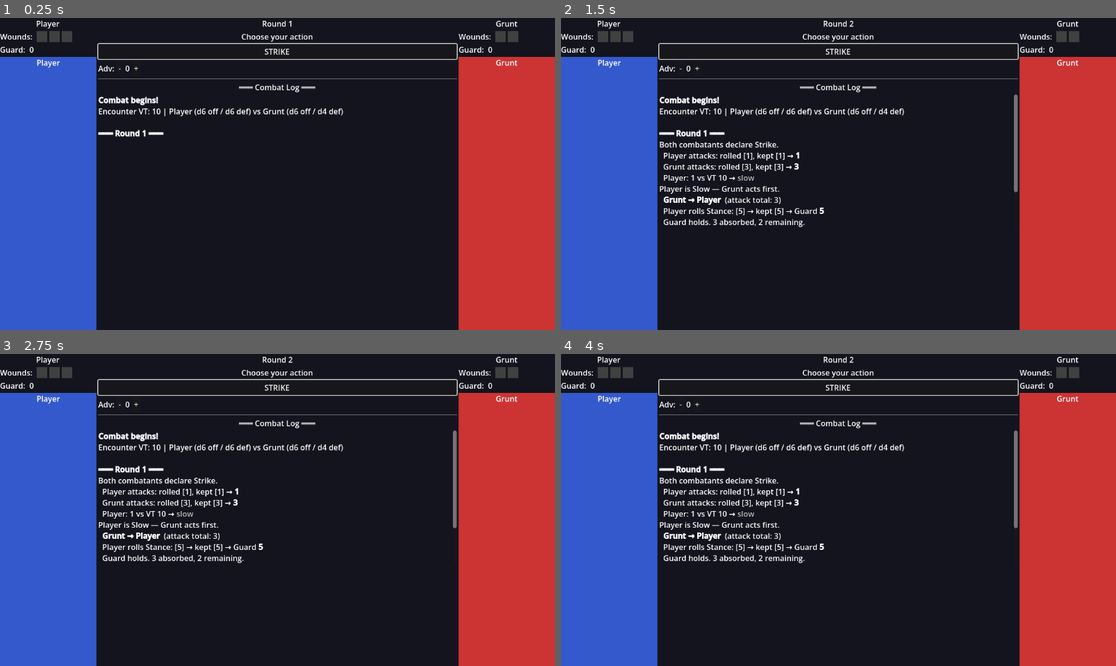
Above: before the commit, frames 1-4 (two rows, left to right).
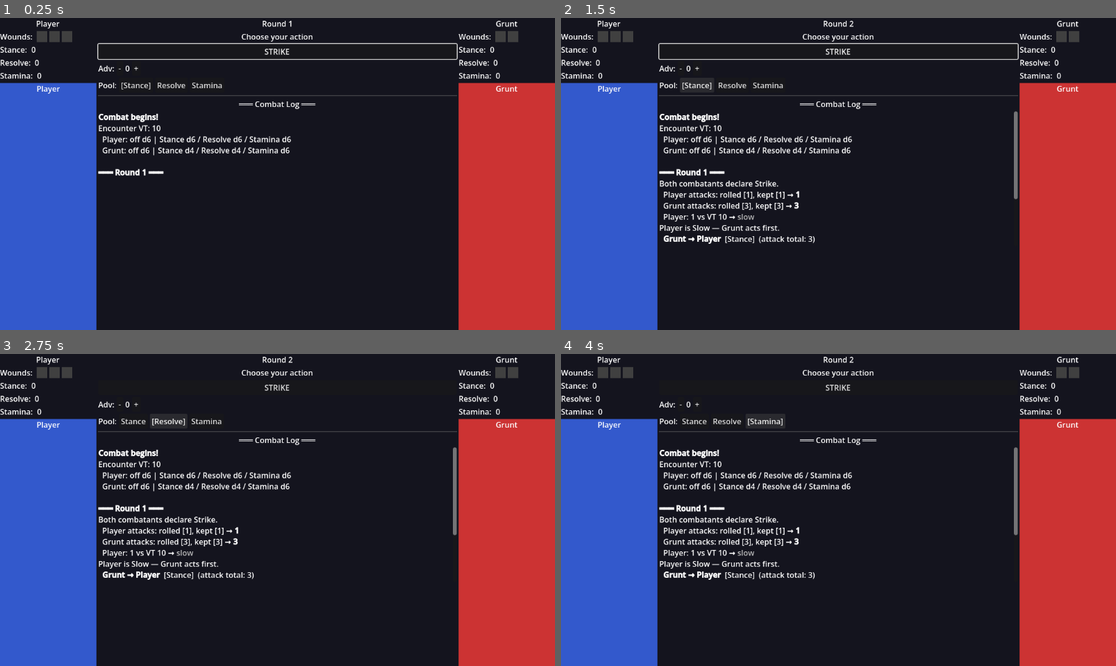
Above: after the commit, the same moments.

Repository: ivano777/kronomania
Game: Godot game, scene res://scenes/battle/BattleScene.tscn
The game is run twice, just before and just after one commit, with the same random seed, the same clock (stepped at 60 frames per second) and the same inputs.
Inputs (mouse positions are in pixels of both pictures, inside the frame that each line leads up to):
- Up to frame 1 (0.25 s): no input
- Up to frame 2 (1.5 s): click "STRIKE" at 0.5 s; click (699, 86) at 1.25 s, where only the run after the commit has a clickable "[Stance]"
- Up to frame 3 (2.75 s): click (172, 422) at 2 s, where only the run after the commit has a clickable "Resolve"
- Up to frame 4 (4 s): click (694, 422) at 2.75 s, where only the run after the commit has a clickable "Stance"; click (766, 422) at 3.5 s, where only the run after the commit has a clickable "Stamina"

The runs differ from the first frame. In frame 1, 5.8% of the frame differs, in the area x 0-100%, y 9-51%; in frame 2, 9.0%; in frame 3, 9.6%, in the area x 0-100%, y 8-73%; in frame 4, 9.6%.

Commit message:
feat(combat): multiple defense pools (Stance/Resolve/Stamina)
- Add ingenuity_size field to CombatantData for Resolve defense die
- Replace single guard/stance_rolled in CombatantState with per-pool
  state (stance/resolve/stamina) and helper methods get_guard,
  set_guard_val, is_pool_rolled, set_pool_rolled, reset_guard
- Add POOL_NAMES const and _get_pool_size helper to CombatManager;
  guard_changed signal now carries pool name
- _resolve_attack accepts target_pool param; all 3 pools reset each round
- CombatantHUD shows separate Stance / Resolve / Stamina guard rows
- Add DebugPoolSelector debug widget (scenes/debug/) with [bracket]
  active-pool indicator; wired into RoundHUD via null-safe delegate
- Update player_default.tres (ingenuity_size=6) and
  enemy_grunt.tres (ingenuity_size=4)

Co-Authored-By: Claude Sonnet 4.6 <noreply@anthropic.com>

Diff:
--- a/autoloads/CombatManager.gd
+++ b/autoloads/CombatManager.gd
@@ -9,6 +9,12 @@
 extends Node
 
 
+# ── Constants ─────────────────────────────────────────────────────────────────
+
+## Canonical pool names used as keys throughout the combat system.
+const POOL_NAMES: Array = ["stance", "resolve", "stamina"]
+
+
 # ── Signals ───────────────────────────────────────────────────────────────────
 
 ## A line ready to display in the combat log.
@@ -24,9 +30,10 @@
 ## is_player: true = player was hit; false = enemy was hit.
 signal wounds_changed(is_player: bool, current: int, max_wounds: int)
 
-## Emitted after a defender rolls Guard (and after it is consumed / reset).
+## Emitted after a defender's guard pool changes (roll, consumption, or reset).
 ## is_player: true = player's guard; false = enemy's guard.
-signal guard_changed(is_player: bool, guard_value: int)
+## pool: "stance" | "resolve" | "stamina"
+signal guard_changed(is_player: bool, pool: String, guard_value: int)
 
 ## Emitted once combat ends.
 signal combat_ended(winner_name: String)
@@ -39,17 +46,51 @@
 
 class CombatantState:
 	var data: CombatantData
-	var current_wounds: int  = 0
-	var current_guard: int   = 0
-	var stance_rolled: bool  = false  # true once Stance has been rolled this round
-	var is_defeated: bool    = false
+	var current_wounds: int = 0
+	var is_defeated: bool   = false
+	# Per-pool guard state (Stance / Resolve / Stamina).
+	var stance_guard: int   = 0
+	var resolve_guard: int  = 0
+	var stamina_guard: int  = 0
+	var stance_rolled: bool  = false
+	var resolve_rolled: bool = false
+	var stamina_rolled: bool = false
 
 	func init(d: CombatantData) -> void:
 		data = d
 		current_wounds = 0
-		current_guard  = 0
-		stance_rolled  = false
-		is_defeated    = false
+		is_defeated = false
+		reset_guard()
+
+	func reset_guard() -> void:
+		stance_guard = 0;  resolve_guard = 0;  stamina_guard = 0
+		stance_rolled = false; resolve_rolled = false; stamina_rolled = false
+
+	func get_guard(pool: String) -> int:
+		match pool:
+			"stance":  return stance_guard
+			"resolve": return resolve_guard
+			"stamina": return stamina_guard
+		return 0
+
+	func set_guard_val(pool: String, value: int) -> void:
+		match pool:
+			"stance":  stance_guard  = value
+			"resolve": resolve_guard = value
+			"stamina": stamina_guard = value
+
+	func is_pool_rolled(pool: String) -> bool:
+		match pool:
+			"stance":  return stance_rolled
+			"resolve": return resolve_rolled
+			"stamina": return stamina_rolled
+		return false
+
+	func set_pool_rolled(pool: String, value: bool) -> void:
+		match pool:
+			"stance":  stance_rolled  = value
+			"resolve": resolve_rolled = value
+			"stamina": stamina_rolled = value
 
 
 var _player: CombatantState
@@ -73,22 +114,27 @@
 
 	log_message.emit("[b]Combat begins![/b]")
 	log_message.emit(
-		"Encounter VT: %d | %s (d%d off / d%d def) vs %s (d%d off / d%d def)" % [
+		"Encounter VT: %d\n  %s: off d%d | Stance d%d / Resolve d%d / Stamina d%d\n  %s: off d%d | Stance d%d / Resolve d%d / Stamina d%d" % [
 			enemy_data.velocity_threshold,
-			player_data.combatant_name, player_data.dominion_size, player_data.negation_size,
-			enemy_data.combatant_name, enemy_data.dominion_size, enemy_data.negation_size,
+			player_data.combatant_name,
+			player_data.dominion_size, player_data.negation_size,
+			player_data.ingenuity_size, player_data.dominion_size,
+			enemy_data.combatant_name,
+			enemy_data.dominion_size, enemy_data.negation_size,
+			enemy_data.ingenuity_size, enemy_data.dominion_size,
 		]
 	)
 	_begin_round()
 
 
 ## Called by BattleScene when the player presses Strike.
-## net_advantage: positive = Advantage dice, negative = Disadvantage dice.
-func player_chose_strike(net_advantage: int = 0) -> void:
+## net_advantage : positive = Advantage dice, negative = Disadvantage dice.
+## target_pool   : which defense pool the attack pressures ("stance" | "resolve" | "stamina").
+func player_chose_strike(net_advantage: int = 0, target_pool: String = "stance") -> void:
 	if not _waiting_for_player:
 		return
 	_waiting_for_player = false
-	_resolve_round(net_advantage)
+	_resolve_round(net_advantage, target_pool)
 
 
 # ── Private — round flow ──────────────────────────────────────────────────────
@@ -96,13 +142,12 @@
 func _begin_round() -> void:
 	_round += 1
 
-	# Guard and roll-flag reset at the start of each new round (rules: defense-and-guard.md).
-	_player.current_guard = 0
-	_player.stance_rolled = false
-	_enemy.current_guard  = 0
-	_enemy.stance_rolled  = false
-	guard_changed.emit(true,  0)
-	guard_changed.emit(false, 0)
+	# All guard pools reset at the start of each new round (rules: defense-and-guard.md).
+	_player.reset_guard()
+	_enemy.reset_guard()
+	for pool in POOL_NAMES:
+		guard_changed.emit(true,  pool, 0)
+		guard_changed.emit(false, pool, 0)
 
 	round_started.emit(_round)
 	log_message.emit("")
@@ -114,7 +159,7 @@
 
 
 # Coroutine: resolves one full round then loops back.
-func _resolve_round(net_advantage: int = 0) -> void:
+func _resolve_round(net_advantage: int = 0, target_pool: String = "stance") -> void:
 	phase_changed.emit("Resolving…")
 	log_message.emit("Both combatants declare Strike.")
 
@@ -131,8 +176,6 @@
 
 	# ── VT check ──────────────────────────────────────────────────────────
 	# VT is a static enemy property. Only the player's roll is compared to it.
-	# The enemy's speed is encoded in the VT value itself — no roll needed.
-	# Player Fast → player acts first; Player Slow → enemy acts first.
 	var encounter_vt: int = _enemy.data.velocity_threshold
 	var p_fast := RollEngine.is_fast(p_atk.total as int, encounter_vt)
 
@@ -147,7 +190,7 @@
 		phase_changed.emit("Slow Phase — Enemy acts first")
 
 	# ── First attacker ─────────────────────────────────────────────────────
-	_resolve_attack(player_first, p_atk if player_first else e_atk)
+	_resolve_attack(player_first, p_atk if player_first else e_atk, target_pool)
 
 	if _player.is_defeated or _enemy.is_defeated:
 		_end_combat()
@@ -156,7 +199,7 @@
 	# ── Second attacker ────────────────────────────────────────────────────
 	var second_is_player := not player_first
 	phase_changed.emit("Slow Phase" if p_fast else "Fast Phase (2nd)")
-	_resolve_attack(second_is_player, p_atk if second_is_player else e_atk)
+	_resolve_attack(second_is_player, p_atk if second_is_player else e_atk, target_pool)
 
 	if _player.is_defeated or _enemy.is_defeated:
 		_end_combat()
@@ -167,43 +210,50 @@
 	_begin_round()
 
 
-# Resolves a single attack: defender rolls Guard, wounds applied if Guard broken.
+# Resolves a single attack against the specified defense pool.
 # attacker_is_player : who is swinging
 # attack_result      : Dictionary from RollEngine.resolve()
-func _resolve_attack(attacker_is_player: bool, attack_result: Dictionary) -> void:
+# target_pool        : which pool the defender uses ("stance" | "resolve" | "stamina")
+func _resolve_attack(attacker_is_player: bool, attack_result: Dictionary, target_pool: String = "stance") -> void:
 	var attacker: CombatantState = _player if attacker_is_player else _enemy
 	var defender: CombatantState = _enemy  if attacker_is_player else _player
 	var defender_is_player := not attacker_is_player
+	var pool_label := target_pool.capitalize()
+	var defensive_size: int = _get_pool_size(defender, target_pool)
 
 	log_message.emit(
-		"  [b]%s → %s[/b]  (attack total: %d)" % [
+		"  [b]%s → %s[/b]  [%s]  (attack total: %d)" % [
 			attacker.data.combatant_name,
 			defender.data.combatant_name,
+			pool_label,
 			attack_result.total as int,
 		]
 	)
 
-	# Stance may only be rolled once per round (rules: defense-and-guard.md).
-	# If already rolled this round, reuse the existing Guard value.
-	if not defender.stance_rolled:
+	# Each pool may only be rolled once per round (rules: defense-and-guard.md).
+	# If already rolled, reuse the existing Guard value.
+	if not defender.is_pool_rolled(target_pool):
 		var def_result := RollEngine.resolve(
-			defender.data.tier, defender.data.negation_size, defender.data.keep_grade
+			defender.data.tier, defensive_size, defender.data.keep_grade
 		)
-		defender.current_guard = def_result.total as int
-		defender.stance_rolled = true
-		guard_changed.emit(defender_is_player, defender.current_guard)
-		log_message.emit(_fmt_defense(defender.data.combatant_name, def_result))
+		var guard_val: int = def_result.total as int
+		defender.set_guard_val(target_pool, guard_val)
+		defender.set_pool_rolled(target_pool, true)
+		guard_changed.emit(defender_is_player, target_pool, guard_val)
+		log_message.emit(_fmt_defense(defender.data.combatant_name, def_result, pool_label))
 	else:
+		var existing: int = defender.get_guard(target_pool)
 		log_message.emit(
-			"  %s Stance already active — Guard [b]%d[/b] absorbs pressure." % [
-				defender.data.combatant_name, defender.current_guard
+			"  %s %s already active — Guard [b]%d[/b] absorbs pressure." % [
+				defender.data.combatant_name, pool_label, existing
 			]
 		)
 
-	# Compare: guard breached when attack_total >= guard (guard reaches 0 or below).
-	if (attack_result.total as int) >= defender.current_guard:
+	# Breach check: attack_total >= guard (guard reaches 0 or below).
+	var current_guard: int = defender.get_guard(target_pool)
+	if (attack_result.total as int) >= current_guard:
 		var massive := RollEngine.is_massive(
-			attack_result.total as int, defender.current_guard, defender.data.negation_size
+			attack_result.total as int, current_guard, defensive_size
 		)
 		var wounds := 2 if massive else 1
 		defender.current_wounds += wounds
@@ -211,8 +261,8 @@
 		if massive:
 			log_message.emit(
 				"  [color=orange][b]MASSIVE![/b][/color] Overflow %d > d%d. %s suffers [b]2 Wounds[/b]!" % [
-					(attack_result.total as int) - defender.current_guard,
-					defender.data.negation_size,
+					(attack_result.total as int) - current_guard,
+					defensive_size,
 					defender.data.combatant_name,
 				]
 			)
@@ -233,7 +283,7 @@
 				"  [color=red][b]%s is DEFEATED![/b][/color]" % defender.data.combatant_name
 			)
 	else:
-		var remaining: int = defender.current_guard - (attack_result.total as int)
+		var remaining: int = current_guard - (attack_result.total as int)
 		log_message.emit(
 			"  Guard holds. %d absorbed, %d remaining." % [
 				attack_result.total as int, remaining
@@ -241,7 +291,7 @@
 		)
 
 	# Publish final guard value after consumption.
-	guard_changed.emit(defender_is_player, defender.current_guard)
+	guard_changed.emit(defender_is_player, target_pool, defender.get_guard(target_pool))
 
 
 func _end_combat() -> void:
@@ -259,6 +309,18 @@
 	combat_ended.emit(winner)
 
 
+# ── Helpers ───────────────────────────────────────────────────────────────────
+
+## Returns the die size for the given defense pool on a combatant.
+## Stance = Negation, Resolve = Ingenuity, Stamina = Dominion (defensive expression).
+func _get_pool_size(state: CombatantState, pool: String) -> int:
+	match pool:
+		"stance":  return state.data.negation_size
+		"resolve": return state.data.ingenuity_size
+		"stamina": return state.data.dominion_size
+	return state.data.negation_size
+
+
 # ── Formatting helpers ────────────────────────────────────────────────────────
 
 func _fmt_attack(name: String, r: Dictionary) -> String:
@@ -274,9 +336,9 @@
 	return "  %s: %d vs VT %d → %s" % [name, total, vt, tag]
 
 
-func _fmt_defense(name: String, r: Dictionary) -> String:
-	return "  %s rolls Stance: %s → kept %s → Guard [b]%d[/b]" % [
-		name, _arr(r.dice as Array), _arr(r.kept as Array), r.total as int
+func _fmt_defense(name: String, r: Dictionary, pool_label: String) -> String:
+	return "  %s rolls %s: %s → kept %s → Guard [b]%d[/b]" % [
+		name, pool_label, _arr(r.dice as Array), _arr(r.kept as Array), r.total as int
 	]
 
 
--- a/resources/CombatantData.gd
+++ b/resources/CombatantData.gd
@@ -16,6 +16,9 @@
 ## Negation die face used for Stance defense rolls.
 @export_enum("4", "6", "8", "10") var negation_size: int = 6
 
+## Ingenuity die face used for Resolve defense rolls.
+@export_enum("4", "6", "8", "10") var ingenuity_size: int = 6
+
 ## Training grade for Keep: 0 → keep 1, 1 → keep 2, 2 → keep 3.
 @export_range(0, 2) var keep_grade: int = 0
 
--- a/resources/data/enemy_grunt.tres
+++ b/resources/data/enemy_grunt.tres
@@ -8,6 +8,7 @@
 tier = 1
 dominion_size = 6
 negation_size = 4
+ingenuity_size = 4
 keep_grade = 0
 velocity_threshold = 10
 max_wounds = 2
--- a/resources/data/player_default.tres
+++ b/resources/data/player_default.tres
@@ -8,6 +8,7 @@
 tier = 1
 dominion_size = 6
 negation_size = 6
+ingenuity_size = 6
 keep_grade = 0
 velocity_threshold = 12
 max_wounds = 3
--- a/scenes/battle/BattleScene.gd
+++ b/scenes/battle/BattleScene.gd
@@ -68,11 +68,11 @@
 		_enemy_hud.set_wounds(current, max_wounds)
 
 
-func _on_guard_changed(is_player: bool, guard_value: int) -> void:
+func _on_guard_changed(is_player: bool, pool: String, guard_value: int) -> void:
 	if is_player:
-		_player_hud.set_guard(guard_value)
+		_player_hud.set_guard(pool, guard_value)
 	else:
-		_enemy_hud.set_guard(guard_value)
+		_enemy_hud.set_guard(pool, guard_value)
 
 
 func _on_combat_ended(winner_name: String) -> void:
@@ -86,7 +86,7 @@
 
 
 func _on_strike_pressed() -> void:
-	CombatManager.player_chose_strike(_round_hud.get_net_advantage())
+	CombatManager.player_chose_strike(_round_hud.get_net_advantage(), _round_hud.get_target_pool())
 
 
 func _on_restart_pressed() -> void:
--- a/scenes/battle/CombatantHUD.gd
+++ b/scenes/battle/CombatantHUD.gd
@@ -6,9 +6,11 @@
 const COLOR_WOUND_FILLED := Color(0.85, 0.10, 0.10, 1.0)
 const COLOR_WOUND_HIDDEN := Color(0.0, 0.0, 0.0, 0.0)
 
-@onready var _name_label:     Label        = $NameLabel
+@onready var _name_label:     Label         = $NameLabel
 @onready var _wound_slots:    HBoxContainer = $WoundsRow/WoundSlots
-@onready var _guard_label:    Label        = $GuardRow/GuardValue
+@onready var _stance_value:   Label         = $StanceRow/StanceValue
+@onready var _resolve_value:  Label         = $ResolveRow/ResolveValue
+@onready var _stamina_value:  Label         = $StaminaRow/StaminaValue
 
 var _slot_nodes: Array[ColorRect] = []
 var _max_wounds: int = 3
@@ -25,7 +27,9 @@
 	_name_label.text = data.combatant_name
 	_max_wounds = data.max_wounds
 	_refresh_wounds(0)
-	_guard_label.text = "0"
+	set_guard("stance",  0)
+	set_guard("resolve", 0)
+	set_guard("stamina", 0)
 
 
 # Update wound slot display. current = wounds taken so far.
@@ -34,9 +38,12 @@
 	_refresh_wounds(current)
 
 
-# Update guard value label.
-func set_guard(value: int) -> void:
-	_guard_label.text = str(value)
+# Update the guard value label for a specific pool.
+func set_guard(pool: String, value: int) -> void:
+	match pool:
+		"stance":  _stance_value.text  = str(value)
+		"resolve": _resolve_value.text = str(value)
+		"stamina": _stamina_value.text = str(value)
 
 
 func _refresh_wounds(current: int) -> void:
--- a/scenes/battle/CombatantHUD.tscn
+++ b/scenes/battle/CombatantHUD.tscn
@@ -36,13 +36,35 @@
 custom_minimum_size = Vector2(22, 22)
 color = Color(0.25, 0.25, 0.25, 1)
 
-[node name="GuardRow" type="HBoxContainer" parent="."]
+[node name="StanceRow" type="HBoxContainer" parent="."]
 layout_mode = 2
 
-[node name="GuardPrefix" type="Label" parent="GuardRow"]
+[node name="StancePrefix" type="Label" parent="StanceRow"]
 layout_mode = 2
-text = "Guard: "
+text = "Stance: "
 
-[node name="GuardValue" type="Label" parent="GuardRow"]
+[node name="StanceValue" type="Label" parent="StanceRow"]
 layout_mode = 2
 text = "0"
+
+[node name="ResolveRow" type="HBoxContainer" parent="."]
+layout_mode = 2
+
+[node name="ResolvePrefix" type="Label" parent="ResolveRow"]
+layout_mode = 2
+text = "Resolve: "
+
+[node name="ResolveValue" type="Label" parent="ResolveRow"]
+layout_mode = 2
+text = "0"
+
+[node name="StaminaRow" type="HBoxContainer" parent="."]
+layout_mode = 2
+
+[node name="StaminaPrefix" type="Label" parent="StaminaRow"]
+layout_mode = 2
+text = "Stamina: "
+
+[node name="StaminaValue" type="Label" parent="StaminaRow"]
+layout_mode = 2
+text = "0"
--- a/scenes/battle/RoundHUD.gd
+++ b/scenes/battle/RoundHUD.gd
@@ -8,8 +8,9 @@
 @onready var _phase_label:  Label         = $PhaseLabel
 @onready var _strike_btn:   Button        = $StrikeButton
 @onready var _log_text:     RichTextLabel = $LogScroll/LogText
-# Debug control — null when node is absent (removed for release).
-@onready var _debug_adv = $DebugAdvantageControl if has_node("DebugAdvantageControl") else null
+# Debug controls — null when nodes are absent (removed for release).
+@onready var _debug_adv  = $DebugAdvantageControl if has_node("DebugAdvantageControl") else null
+@onready var _debug_pool = $DebugPoolSelector     if has_node("DebugPoolSelector")     else null
 
 
 func _ready() -> void:
@@ -50,6 +51,11 @@
 	return _debug_adv.get_net_advantage() if _debug_adv else 0
 
 
+## Returns the target defense pool set by the debug control ("stance" if absent).
+func get_target_pool() -> String:
+	return _debug_pool.get_target_pool() if _debug_pool else "stance"
+
+
 # ── Private ───────────────────────────────────────────────────────────────────
 
 func _on_strike_pressed() -> void:
--- a/scenes/battle/RoundHUD.tscn
+++ b/scenes/battle/RoundHUD.tscn
@@ -1,7 +1,8 @@
-[gd_scene load_steps=3 format=3 uid="uid://x3y4z5a6b7c8d"]
+[gd_scene load_steps=4 format=3 uid="uid://x3y4z5a6b7c8d"]
 
 [ext_resource type="Script" uid="uid://o3p4q5r6s7t8u" path="res://scenes/battle/RoundHUD.gd" id="1_rhudscr"]
 [ext_resource type="Script" path="res://scenes/debug/DebugAdvantageControl.gd" id="2_dbgscr"]
+[ext_resource type="Script" path="res://scenes/debug/DebugPoolSelector.gd" id="3_poolscr"]
 
 [node name="RoundHUD" type="VBoxContainer"]
 custom_minimum_size = Vector2(360, 0)
@@ -42,6 +43,26 @@
 layout_mode = 2
 text = "+"
 
+[node name="DebugPoolSelector" type="HBoxContainer" parent="."]
+layout_mode = 2
+script = ExtResource("3_poolscr")
+
+[node name="PoolLabel" type="Label" parent="DebugPoolSelector"]
+layout_mode = 2
+text = "Pool:"
+
+[node name="StanceButton" type="Button" parent="DebugPoolSelector"]
+layout_mode = 2
+text = "[Stance]"
+
+[node name="ResolveButton" type="Button" parent="DebugPoolSelector"]
+layout_mode = 2
+text = "Resolve"
+
+[node name="StaminaButton" type="Button" parent="DebugPoolSelector"]
+layout_mode = 2
+text = "Stamina"
+
 [node name="Separator" type="HSeparator" parent="."]
 layout_mode = 2
 
--- /dev/null
+++ b/scenes/debug/DebugPoolSelector.gd
@@ -0,0 +1,21 @@
+extends HBoxContainer
+
+var _pool: String = "stance"
+
+
+func _ready() -> void:
+	$StanceButton.pressed.connect(func(): _select("stance"))
+	$ResolveButton.pressed.connect(func(): _select("resolve"))
+	$StaminaButton.pressed.connect(func(): _select("stamina"))
+	_select("stance")
+
+
+func get_target_pool() -> String:
+	return _pool
+
+
+func _select(pool: String) -> void:
+	_pool = pool
+	$StanceButton.text  = "[Stance]"  if pool == "stance"  else "Stance"
+	$ResolveButton.text = "[Resolve]" if pool == "resolve" else "Resolve"
+	$StaminaButton.text = "[Stamina]" if pool == "stamina" else "Stamina"
Not shown, added: scenes/debug/DebugPoolSelector.gd.uid
Not shown, changed: docs/project-status.md
